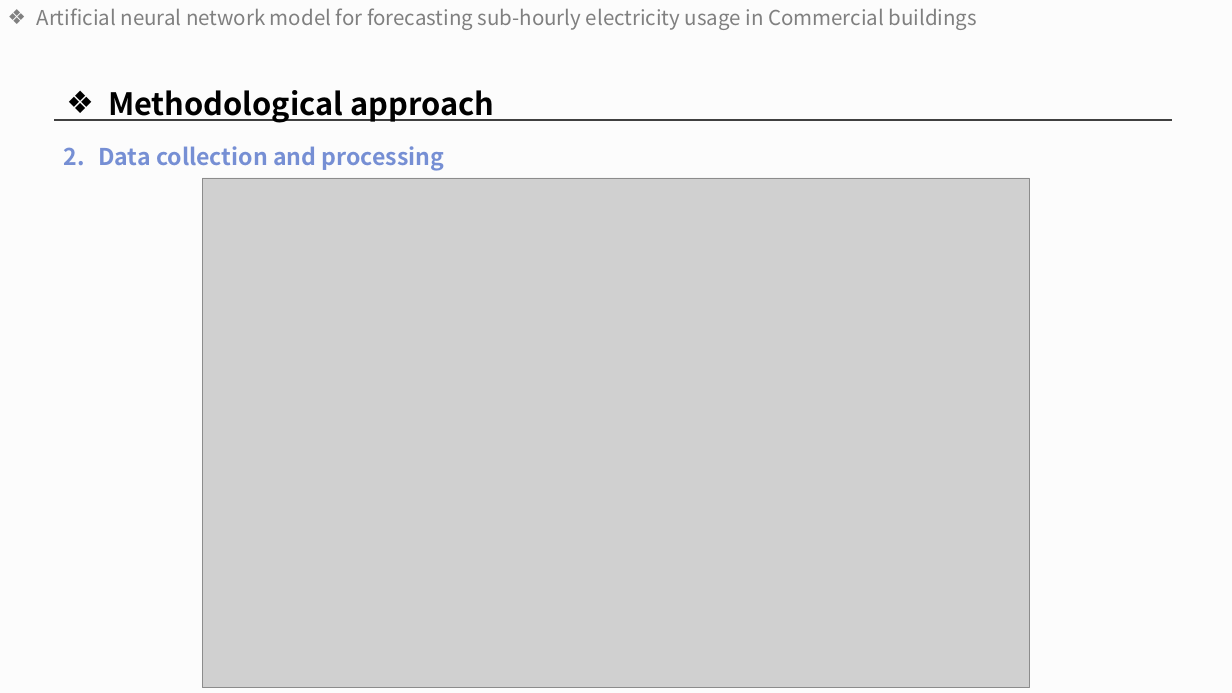
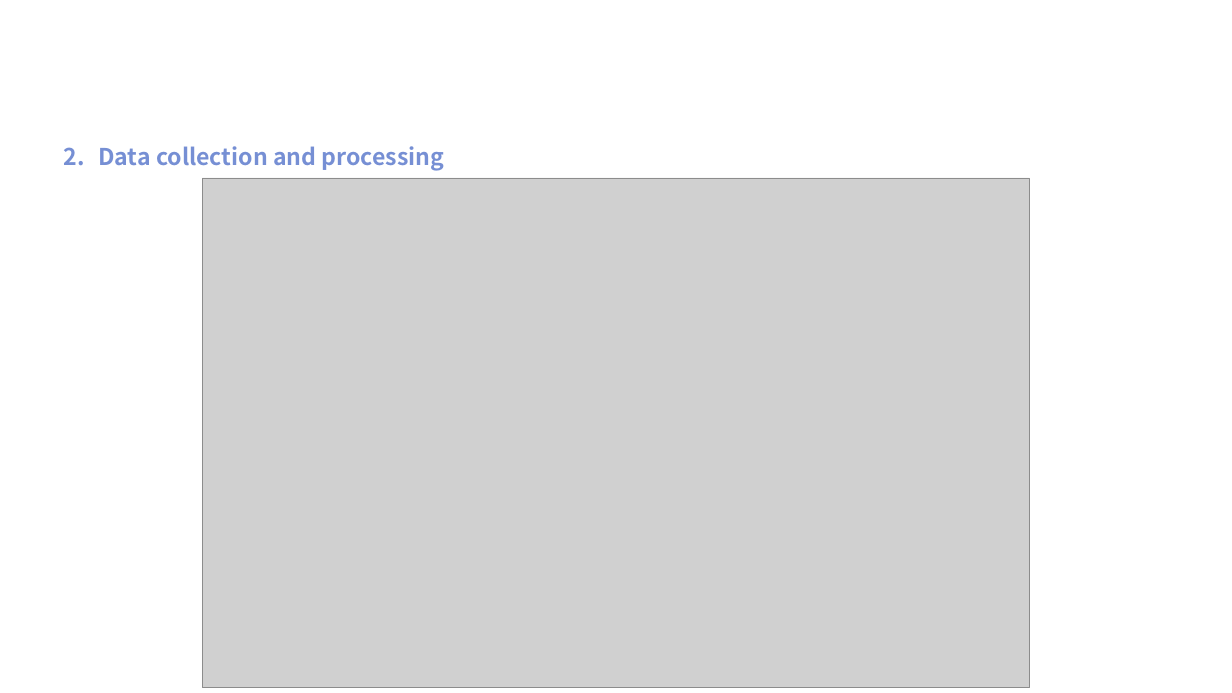
Before and after one commit to sohee98/2022-1st-Course, a slide deck: slide 10 of AI Applications/Literature study 발표/Literature study PPT-SoheeKim.pptx (slide 9 before the commit). Drawn at 1232x693 pixels with LibreOffice and Linux fonts; fonts in the diff are those of the drawing; grey boxes stand for pictures. Boxes give left, top, right and bottom in pixels: in the first picture for what was removed or moved away, otherwise in the second. Text is boxed around its words. In the diff, an @@ line names an element or a change of style, - is before the commit and + after.

```diff
--- a/AI Applications/Literature study 발표/Literature study PPT-SoheeKim.pptx
+++ b/AI Applications/Literature study 발표/Literature study PPT-SoheeKim.pptx
@@ background #F3F3F3 at 19% opacity to #FFFFFF @@
@@ title removed at [37,8,977,30] @@
-❖ Artificial neural network model for forecasting sub-hourly electricity usage in Commercial buildings
@@ text removed at [108,90,494,123] @@
-❖ Methodological approach
@@ line removed from (55, 120) to (1172, 120) @@
```
Also in this commit, not shown: 9 other slides changed, 1 slide added, 1 other file.
